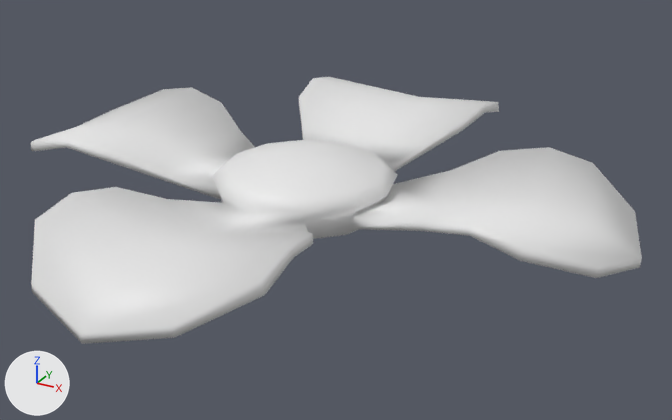
Before and after pictures for a commit that changed the FBX model Gremlin Gardens/Assets/Models/FlowersModel01_GillianYu.fbx.
Camera for both pictures: a 50 mm camera at (0.1245, -0.2076, 0.1051) aimed at (0.0095, 0.0015, 0.0005). Lighting does not change. The marker at lower left points along +X, +Y and +Z. Where no turn or scale is listed for an object, it has been applied to the vertices.

Before the edit, the objects in view are built like this:
```python
me_cylinder = bpy.data.meshes.new('Cylinder')
me_cylinder.from_pydata(...)  # 198 vertices, 200 faces; spans x -0.093..0.093, y -0.089..0.091, z -0.003..0.016
ob_flower = bpy.data.objects.new('flower', me_cylinder)
ob_flower.location = (0.0, 0.0, 0.0031)
```
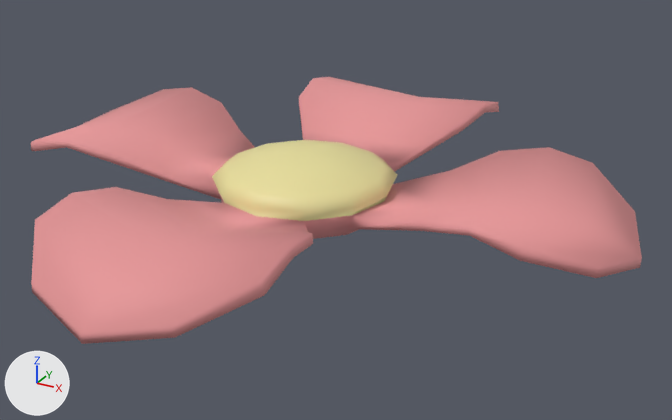
Where the newer file only moved an object's origin or applied its transform, the numbers keep the older frame.

What differs and where, as boxes (x1, y1, x2, y2) in the pictures (672 x 420 px):
part 1 of me_cylinder, recoloured (white to pink): (31, 77, 642, 344) in both
part 2 of me_cylinder, recoloured (white to beige): (212, 140, 397, 221) in both

What changed in the scene script:
```text
Add mat_flower_petals:
    mat_flower_petals = principled_material('Flower Petals')
    mat_flower_petals.base_color = (0.8, 0.308, 0.314)  # pink #e79798
    mat_flower_petals.roughness = 0.74
Add mat_flower_center:
    mat_flower_center = principled_material('Flower Center')
    mat_flower_center.base_color = (0.8, 0.732, 0.329)  # beige #e7de9b
Change me_cylinder:
    where me_cylinder.from_pydata(...)  # 198 vertices, 200 faces; spans x -0.093..0.093, y -0.089..0.091, z -0.003..0.016
    used by ob_flower; location = (0.0, 0.0, 0.0031)
    me_cylinder part 1: 156 of the faces centred in x -0.09..0.09, y -0.086..0.088, z -0.003..0.013 switch from no material to mat_flower_petals (pink #e79798)
    me_cylinder part 2: all 44 faces centred in x -0.024..0.024, y -0.023..0.024, z 0.005..0.014 switch from no material to mat_flower_center (beige #e7de9b)
```
